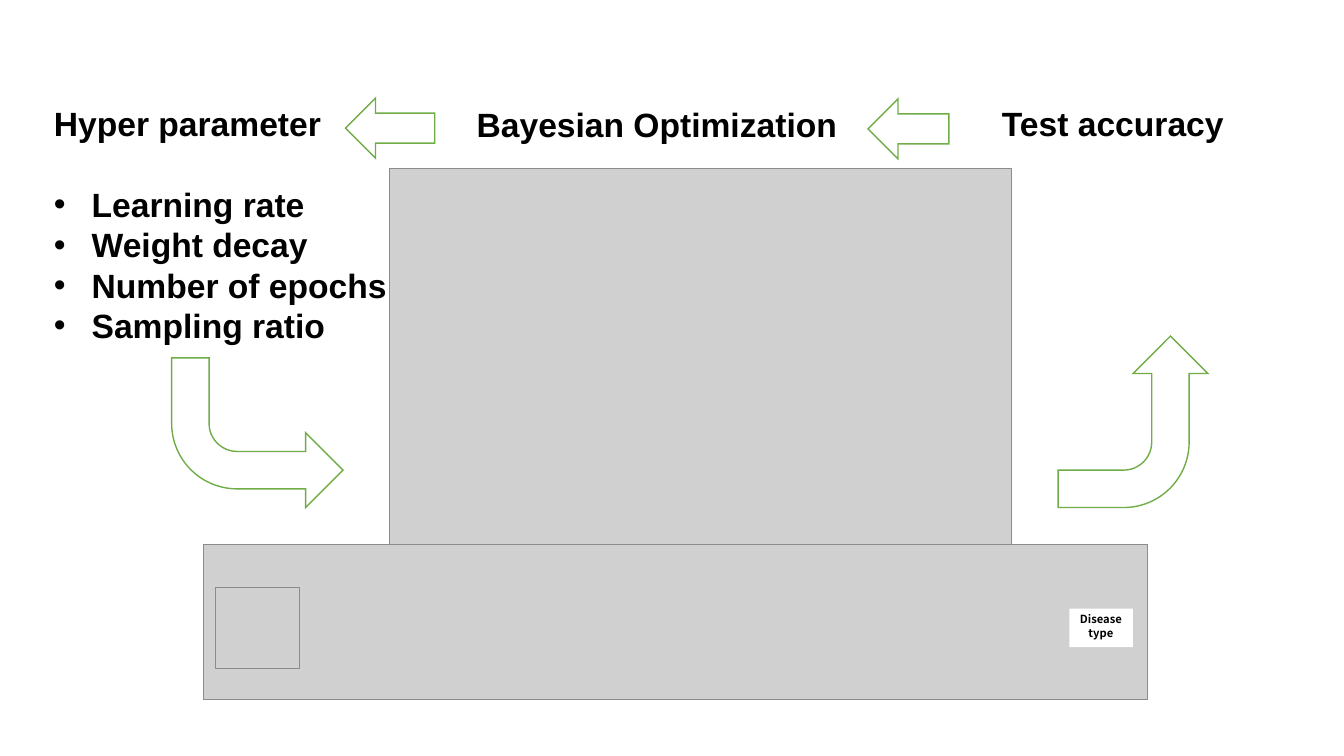
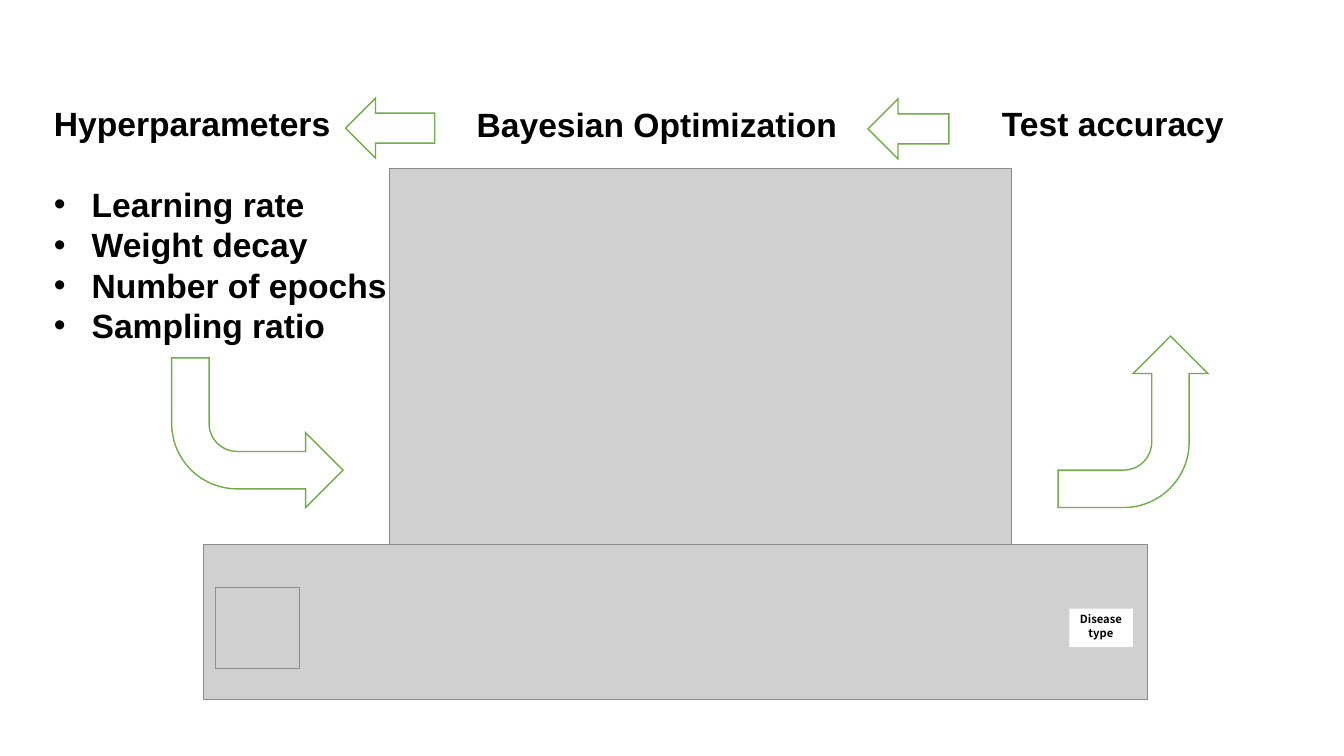
Before and after one commit to yanzhen0923/dl4cvproject, a slide deck: slide 1 of doc/poster/assets/densenet.pptx. Drawn at 1344x756 pixels with LibreOffice and Linux fonts; fonts in the diff are those of the drawing; grey boxes stand for pictures. Boxes give left, top, right and bottom in pixels: in the first picture for what was removed or moved away, otherwise in the second. Text is boxed around its words. In the diff, an @@ line names an element or a change of style, - is before the commit and + after.

```diff
--- a/doc/poster/assets/densenet.pptx
+++ b/doc/poster/assets/densenet.pptx
@@ text at (54,113,330,143): text changed @@
-Hyper parameter
+Hyperparameters
```
Also in this commit, not shown: 1 other file.
